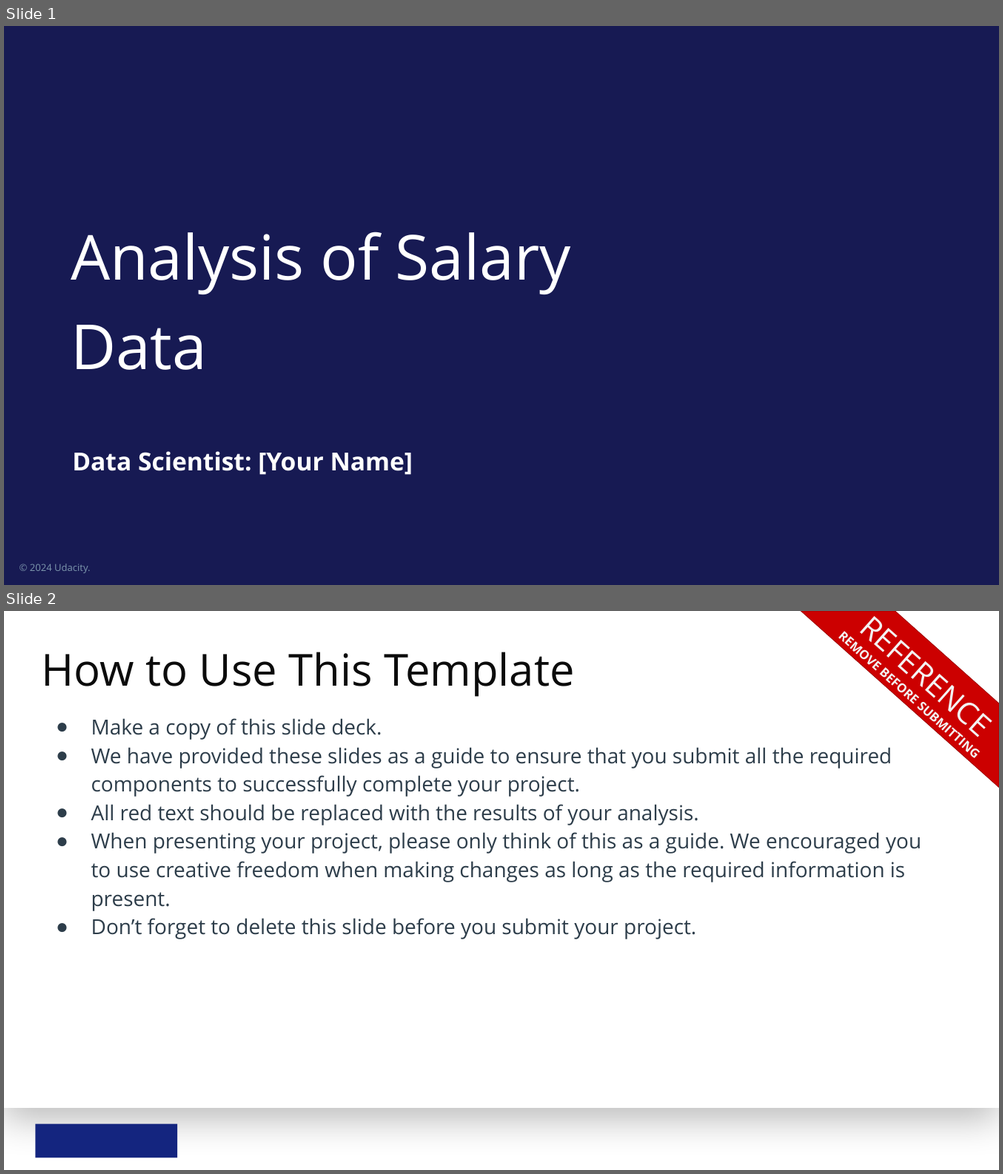
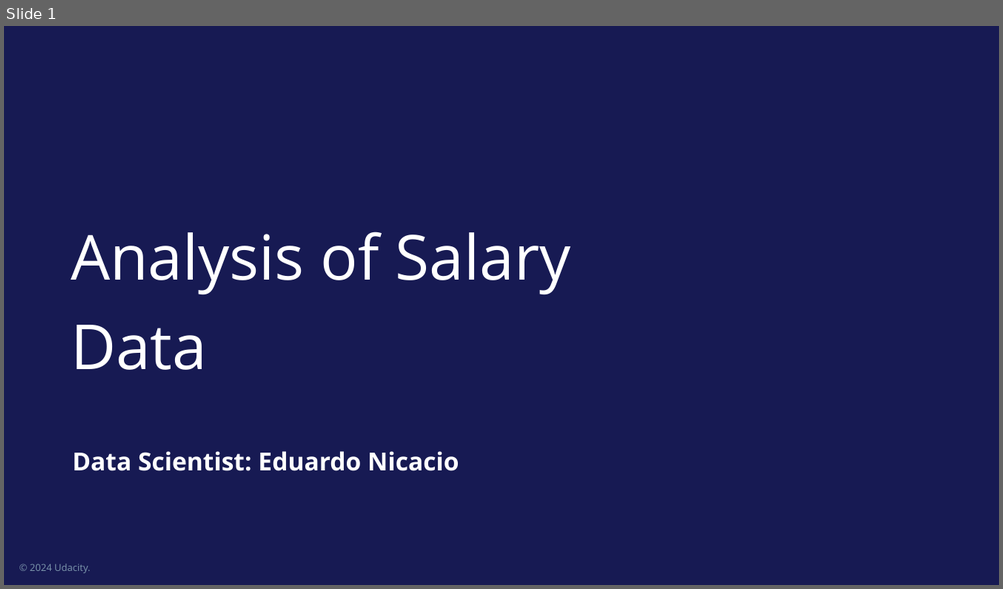
Before and after one commit to EduardoNicacio/Udacity_Statistics-Data-Analysis_P4_Model_Salary_Data_Linear_Regression, a slide deck: model-salary-data-with-linear-regression.pptx. Shown one above the other, each under a label of ours: slides 1 and 2 before the commit, slide 1 after it. The pictures are 1003x1174 and 1003x589 pixels, drawn with LibreOffice and Linux fonts; fonts in the diff are those of the drawing; background and template pictures are left out. Boxes give left, top, right and bottom in pixels: in the first picture for what was removed or moved away, otherwise in the second. Text is boxed around its words. In the diff, an @@ line names an element or a change of style, - is before the commit and + after.

Commit message:
Final commit before project submission.

```diff
--- a/model-salary-data-with-linear-regression.pptx
+++ b/model-salary-data-with-linear-regression.pptx
@@ slide 2 removed at (x1=4, y1=611, x2=999, y2=1170), background #FFFFFF @@
@@ rectangle removed at (x1=4, y1=611, x2=999, y2=1108) @@
@@ diag stripe removed at (x1=801, y1=611, x2=999, y2=788) @@
@@ text removed at (x1=833, y1=611, x2=999, y2=761) @@
-REFERENCE
-REMOVE BEFORE SUBMITTING
@@ title removed at (x1=41, y1=652, x2=574, y2=697) @@
-How to Use This Template
@@ text removed at (x1=91, y1=718, x2=921, y2=940) @@
-● Make a copy of this slide deck.
-● We have provided these slides as a guide to ensure that you submit all the required components to successfully complete your project.
-● All red text should be replaced with the results of your analysis.
-● When presenting your project, please only think of this as a guide. We encouraged you to use creative freedom when making changes as long as the required information is present.
-● Don’t forget to delete this slide before you submit your project.
@@ rectangle removed at (x1=35, y1=1125, x2=177, y2=1158) @@
@@ slide 1 changed as well @@
@@ subtitle at (x1=72, y1=452, x2=458, y2=471): text changed @@
-Data Scientist: [Your Name]
+Data Scientist: Eduardo Nicacio
```
Also in this commit, not shown: 4 other slides changed, 4 slides added, 8 other files.
